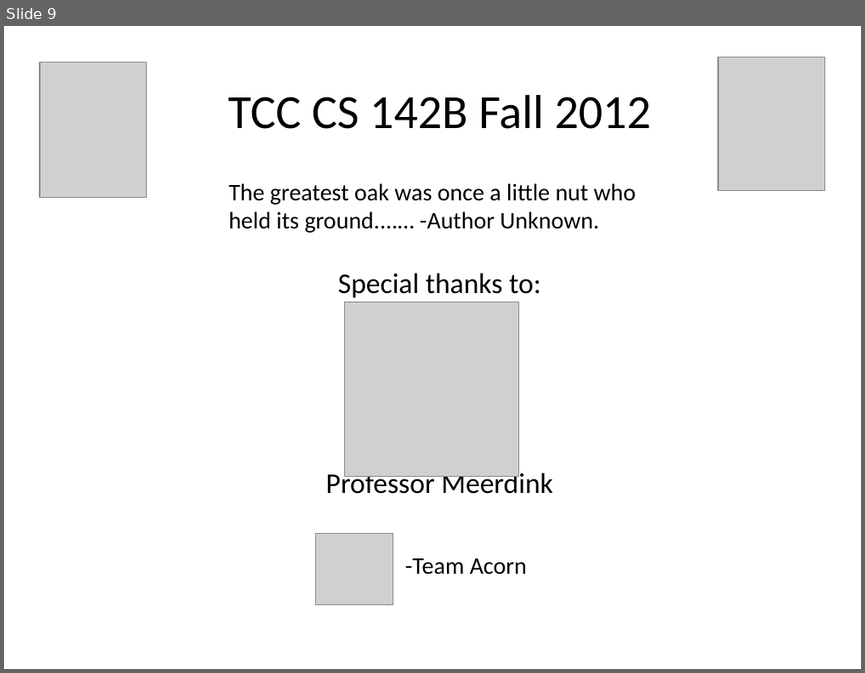
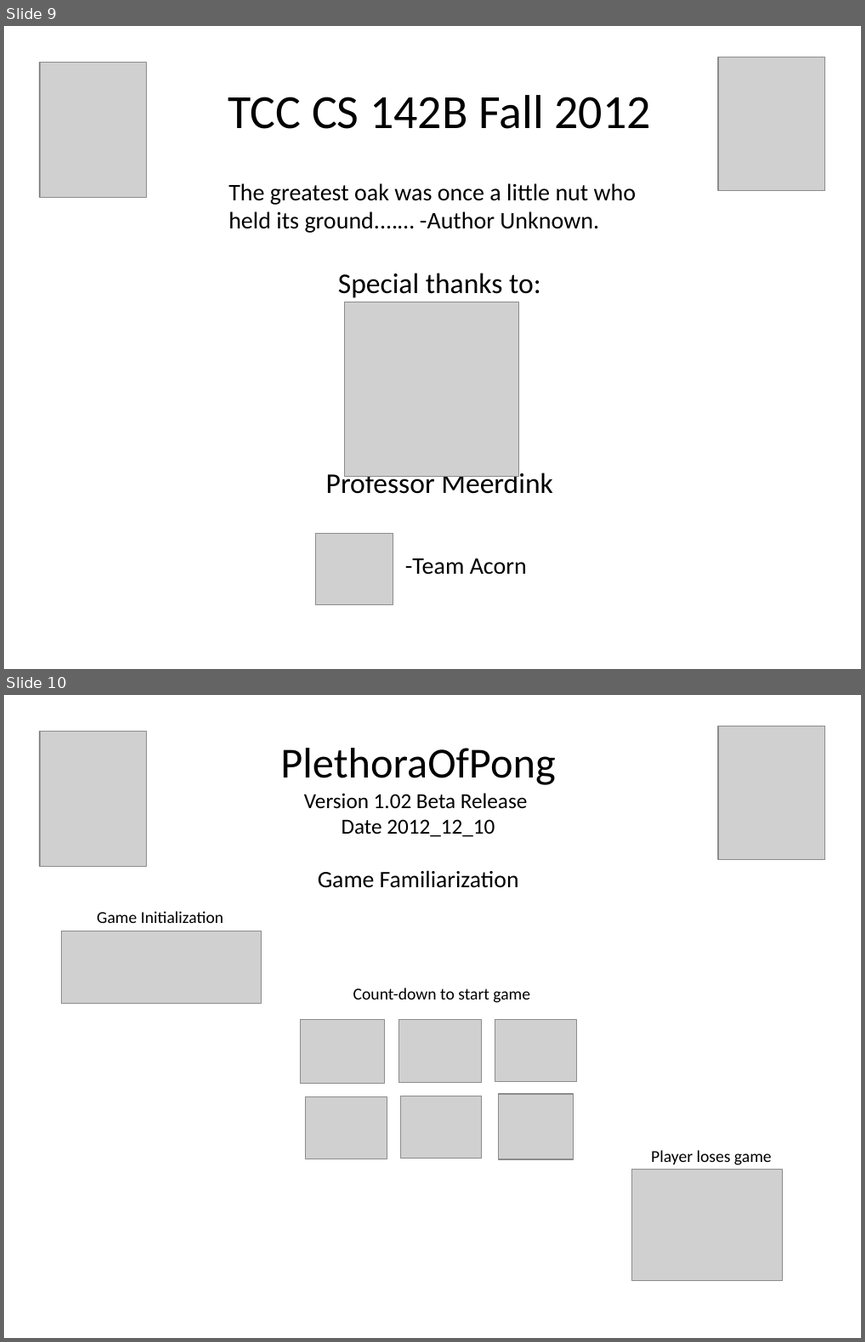
Before and after one commit to samhug/cs_142_final_project, a slide deck: JAVA Group Project Presentation.pptx. Shown one above the other, each under a label of ours: slide 9 before the commit, slides 9 and 10 after it. The pictures are 865x673 and 865x1342 pixels, drawn with LibreOffice and Linux fonts; fonts in the diff are those of the drawing; grey boxes stand for pictures. Boxes give left, top, right and bottom in pixels: in the first picture for what was removed or moved away, otherwise in the second. Text is boxed around its words. In the diff, an @@ line names an element or a change of style, - is before the commit and + after.

```diff
--- a/JAVA Group Project Presentation.pptx
+++ b/JAVA Group Project Presentation.pptx
@@ slide 10 added at (x1=4, y1=695, x2=861, y2=1338), background #FFFFFF @@
@@ picture added at (x1=40, y1=732, x2=147, y2=867) @@
@@ picture added at (x1=718, y1=726, x2=825, y2=859) @@
@@ title added at (x1=280, y1=748, x2=555, y2=888), 18 pt, text #000000 @@
+PlethoraOfPong
+Version 1.02 Beta Release
+Date 2012_12_10
+Game Familiarization
@@ text added at (x1=97, y1=911, x2=223, y2=923), 14 pt, text #000000 @@
+Game Initialization
@@ picture added at (x1=62, y1=930, x2=262, y2=1004) @@
@@ text added at (x1=353, y1=987, x2=530, y2=1003), 14 pt, text #000000 @@
+Count-down to start game
@@ picture added at (x1=301, y1=1019, x2=385, y2=1083) @@
@@ picture added at (x1=399, y1=1020, x2=481, y2=1083) @@
@@ picture added at (x1=495, y1=1020, x2=576, y2=1082) @@
@@ text added at (x1=477, y1=1048, x2=511, y2=1123), 12 pt, text #FFFFFF @@
+Player 4
+(N, M)
@@ text added at (x1=477, y1=1057, x2=501, y2=1114), 12 pt, text #FFFFFF @@
+Player 4
+(N, M)
@@ picture added at (x1=306, y1=1097, x2=387, y2=1158) @@
@@ picture added at (x1=400, y1=1095, x2=481, y2=1157) @@
@@ picture added at (x1=499, y1=1094, x2=573, y2=1158) @@
@@ text added at (x1=651, y1=1150, x2=772, y2=1165), 14 pt, text #000000 @@
+Player loses game
@@ picture added at (x1=631, y1=1168, x2=782, y2=1280) @@
```
Also in this commit, not shown: 3 slides changed, 1 other slide added, 1 other file.
